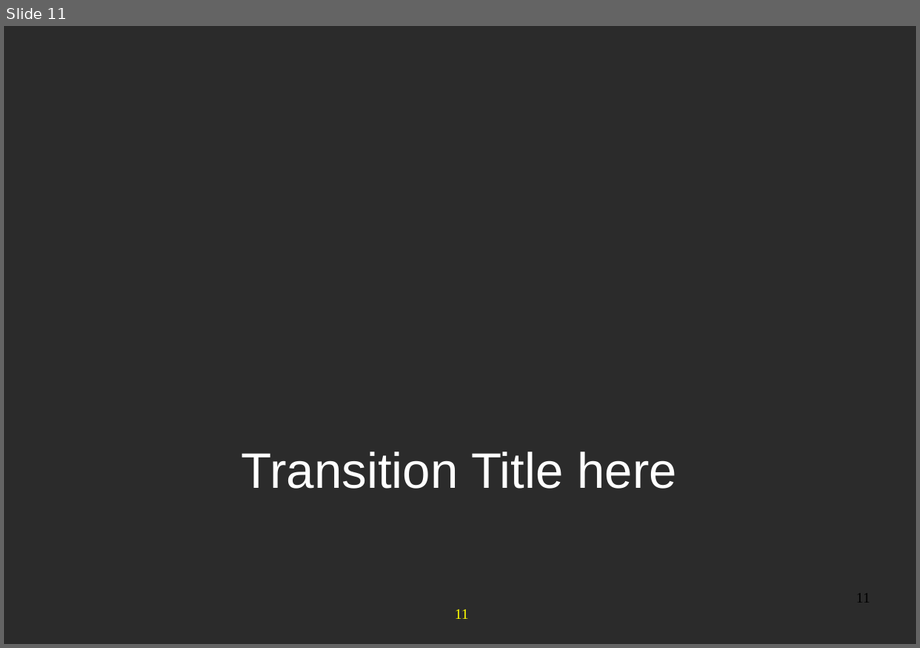
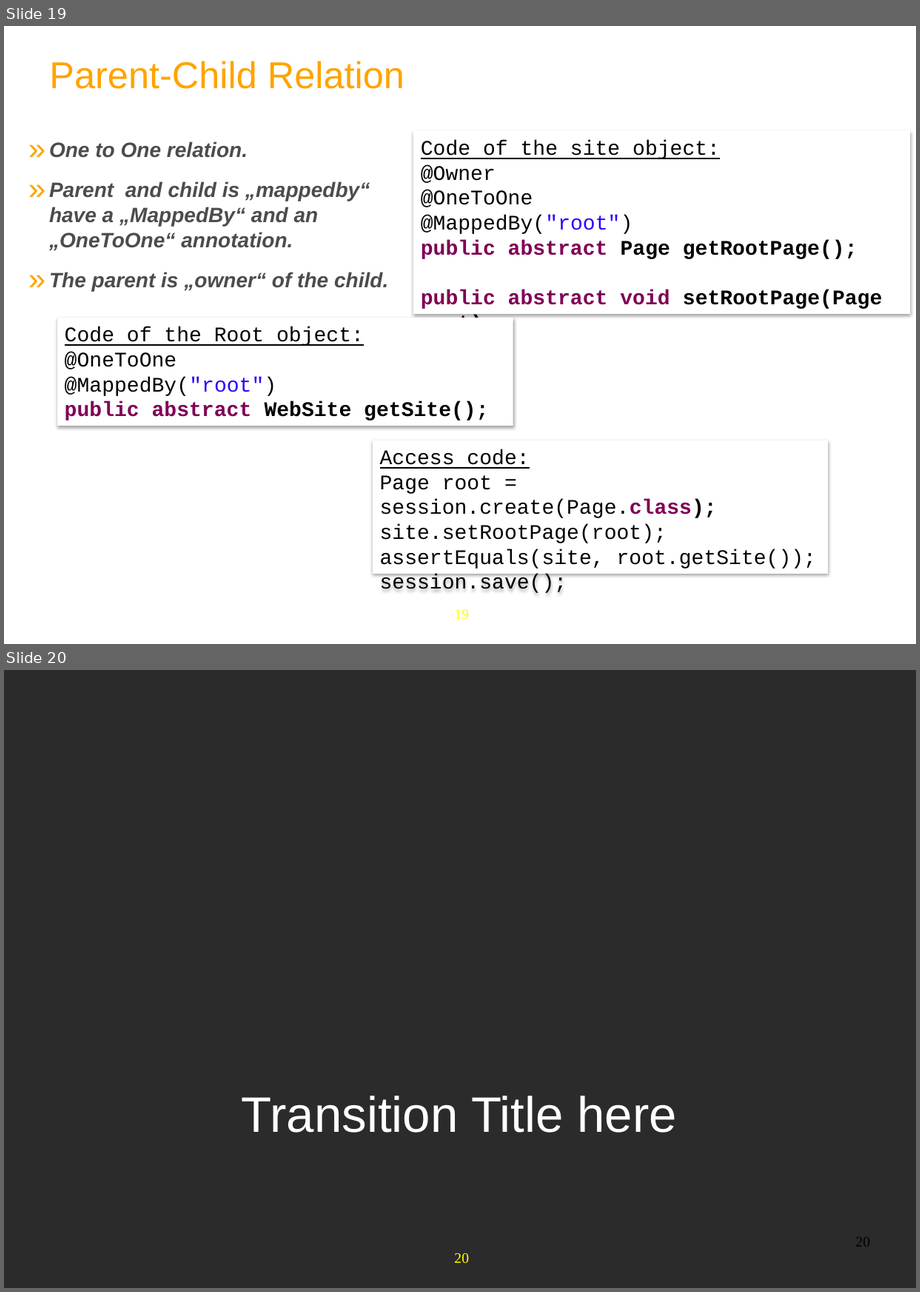
Before and after one commit to anhvurz90/training, a slide deck: slides/exo-developer/en/370-Chromattic-XDev-en.pptx. Shown one above the other, each under a label of ours: slide 11 before the commit, slides 19 and 20 after it. The pictures are 920x648 and 920x1292 pixels, drawn with LibreOffice and Linux fonts; fonts in the diff are those of the drawing; background and template pictures are left out; a plain dark background stands for a picture behind light text. Boxes give left, top, right and bottom in pixels: in the first picture for what was removed or moved away, otherwise in the second. Text is boxed around its words. In the diff, an @@ line names an element or a change of style, - is before the commit and + after.

```diff
--- a/slides/exo-developer/en/370-Chromattic-XDev-en.pptx
+++ b/slides/exo-developer/en/370-Chromattic-XDev-en.pptx
@@ slide 19 added at bbox=[4, 26, 916, 644], background #FFFFFF; not listed: 1 template element that a slide beside it also shows @@
@@ text added at bbox=[49, 61, 404, 89], 36 pt, text #FFA300 @@
+Parent-Child Relation
@@ rectangle added at bbox=[413, 130, 910, 315], fill #FFFFFF, 20 pt, text #000000, bold @@
+Code of the site object:
+@Owner
+@OneToOne
+@MappedBy("root")
+public abstract Page getRootPage();
+public abstract void setRootPage(Page root);
@@ text added at bbox=[49, 141, 388, 291], 20 pt, text #4C4C4C, bold, italic @@
+» One to One relation.
+» Parent and child is „mappedby“ have a „MappedBy“ and an „OneToOne“ annotation.
+» The parent is „owner“ of the child.
@@ rectangle added at bbox=[57, 318, 513, 426], fill #FFFFFF, 20 pt, text #000000 @@
+Code of the Root object:
+@OneToOne
+@MappedBy("root")
+public abstract WebSite getSite();
@@ rectangle added at bbox=[373, 440, 828, 573], fill #FFFFFF, 20 pt, text #000000 @@
+Access code:
+Page root = session.create(Page.class);
+site.setRootPage(root);
+assertEquals(site, root.getSite());
+session.save();
@@ what was slide 11 is now slide 20 @@
@@ page number at bbox=[855, 1238, 870, 1246]: text changed @@
-11
+20
@@ page number at bbox=[454, 1253, 469, 1263]: text changed @@
-11
+20
```
Also in this commit, not shown: 5 slides changed, 10 other slides added, 6 slides removed.
